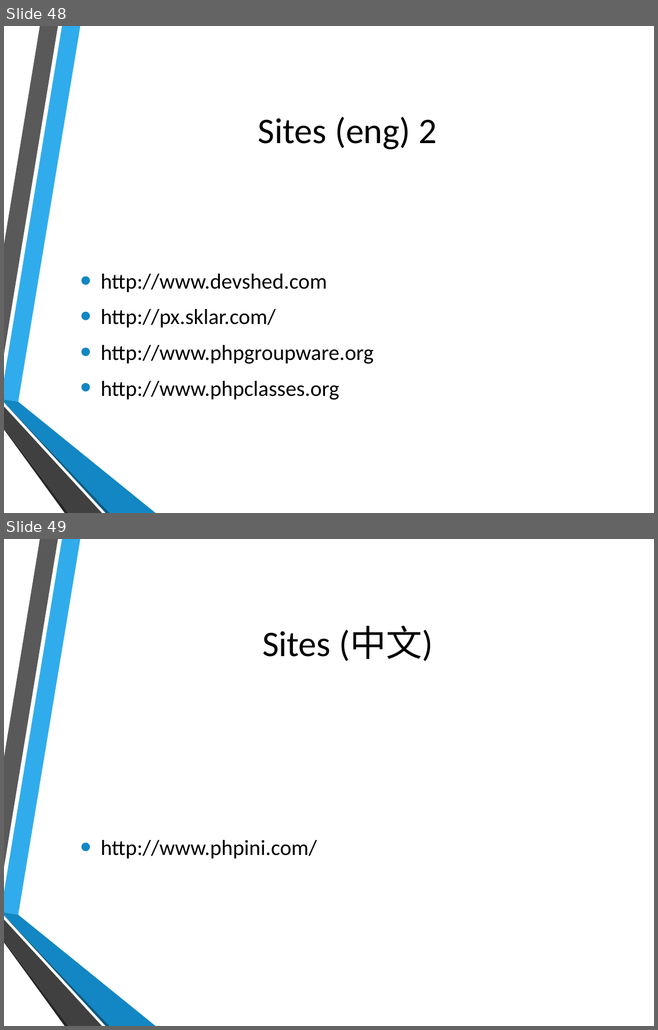
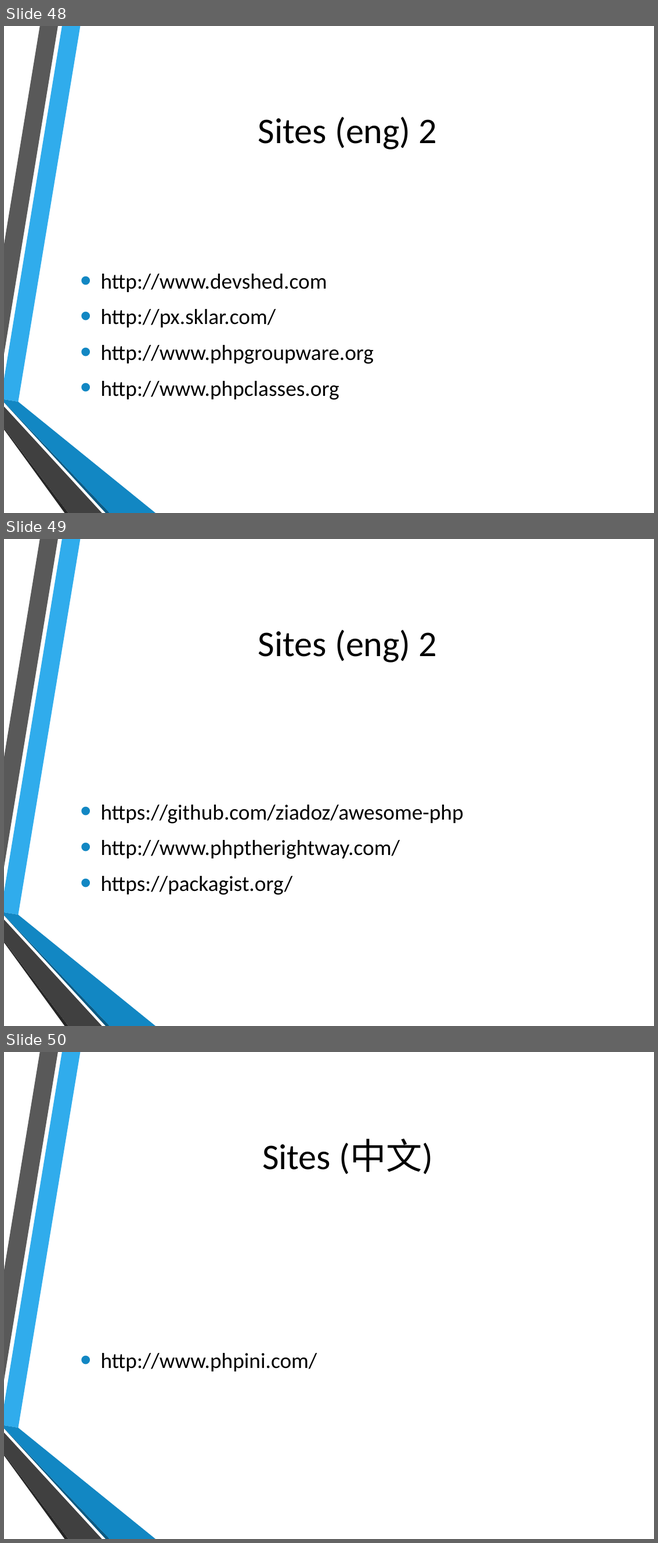
Before and after one commit to hatted/fevaworks-php, a slide deck: php-fw1/lesson1.pptx. Shown one above the other, each under a label of ours: slides 48 and 49 before the commit, slides 48, 49 and 50 after it. The pictures are 658x1030 and 658x1543 pixels, drawn with LibreOffice and Linux fonts; fonts in the diff are those of the drawing; background and template pictures are left out. Boxes give left, top, right and bottom in pixels: in the first picture for what was removed or moved away, otherwise in the second. Text is boxed around its words. In the diff, an @@ line names an element or a change of style, - is before the commit and + after.

```diff
--- a/php-fw1/lesson1.pptx
+++ b/php-fw1/lesson1.pptx
@@ slide 49 added at box(4, 539, 654, 1026), background picture (left out); not listed: 6 template elements that a slide beside it also shows @@
@@ title added at box(258, 629, 437, 663), 40 pt, text #000000 @@
+Sites (eng) 2
@@ text added at box(101, 805, 463, 895), 24 pt, text #000000 @@
+• https://github.com/ziadoz/awesome-php
+• http://www.phptherightway.com/
+• https://packagist.org/
@@ what was slide 49 is now slide 50 @@
```
Also in this commit, not shown: 1 other file.
